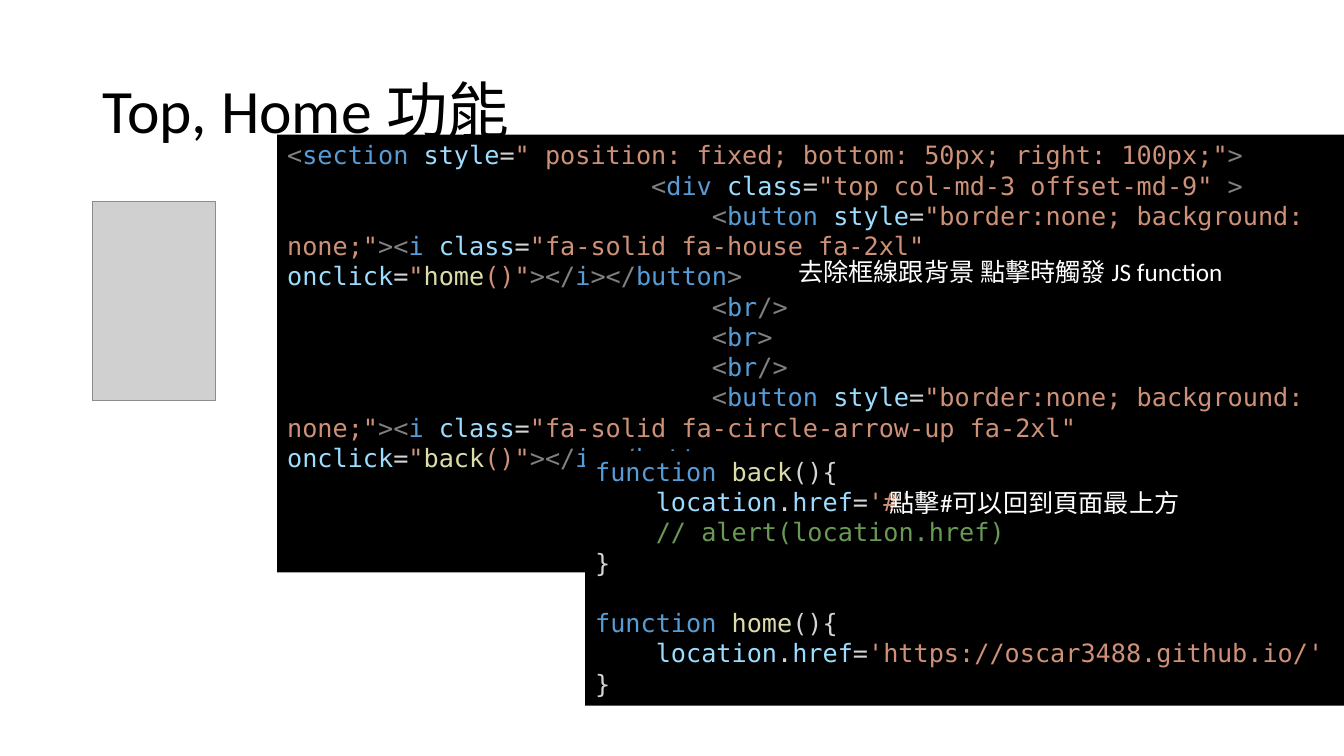
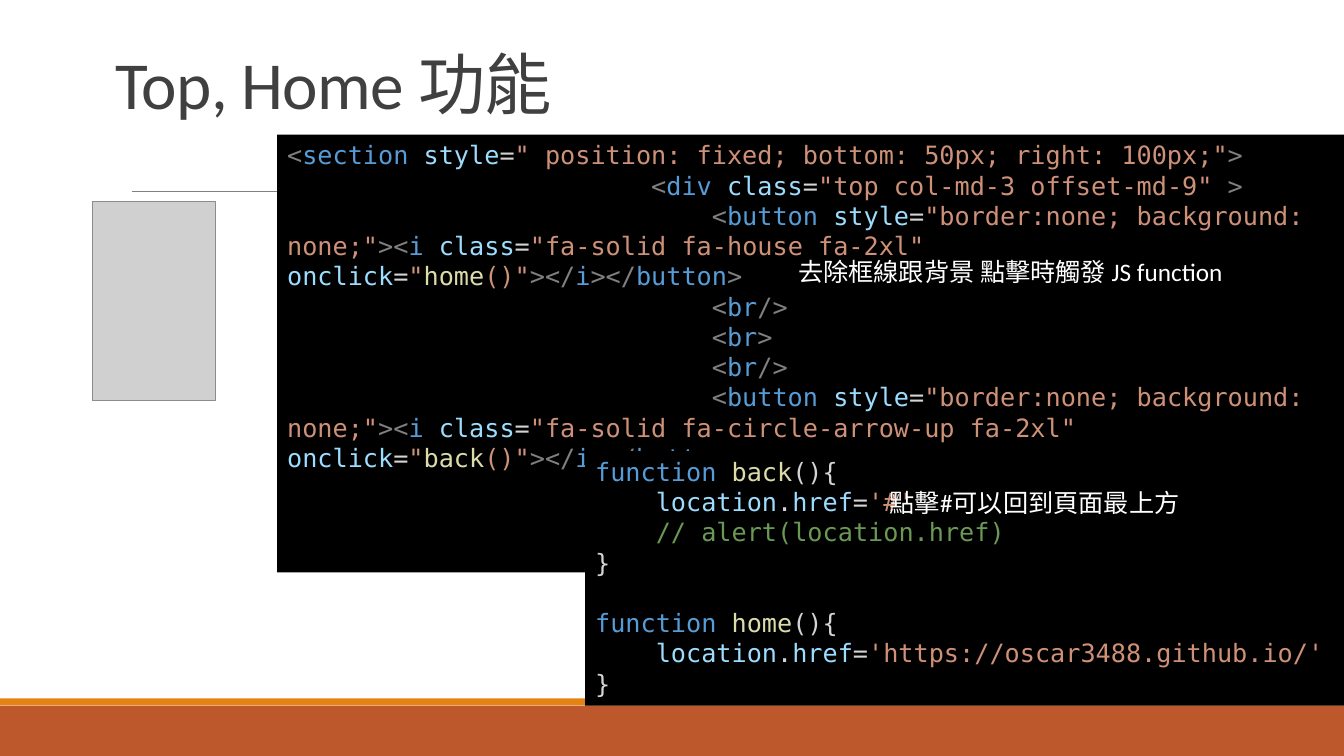
Before and after one commit to Oscar3488/Oscar3488.github.io, a slide deck: slide 6 of 105452891 任桓毅.pptx (slide 4 before the commit). Drawn at 1344x756 pixels with LibreOffice and Linux fonts; fonts in the diff are those of the drawing; grey boxes stand for pictures. Boxes give left, top, right and bottom in pixels: in the first picture for what was removed or moved away, otherwise in the second. Text is boxed around its words. In the diff, an @@ line names an element or a change of style, - is before the commit and + after.

Commit message:
0805

```diff
--- a/105452891 任桓毅.pptx
+++ b/105452891 任桓毅.pptx
@@ title "Top, Home 功能": place and size @@
-title "Top, Home 功能" at [102, 81, 509, 149]
+title "Top, Home 功能" at [116, 52, 553, 120]
@@ title "Top, Home 功能" at [116, 52, 553, 120]: size 44 to 48 pt, text colour #000000 to #404040, letter spacing 0 to -0.5 pt; line spacing 0.9 to 0.85; vertical alignment middle to bottom @@
@@ line added from (132, 192) to (1231, 192), #808080 0.5 pt @@
@@ rectangle added at [0, 706, 1344, 756], fill #BD582C @@
@@ rectangle added at [0, 699, 1344, 706], fill #E48312 @@
```
Also in this commit, not shown: 7 other slides changed, 2 slides added.
